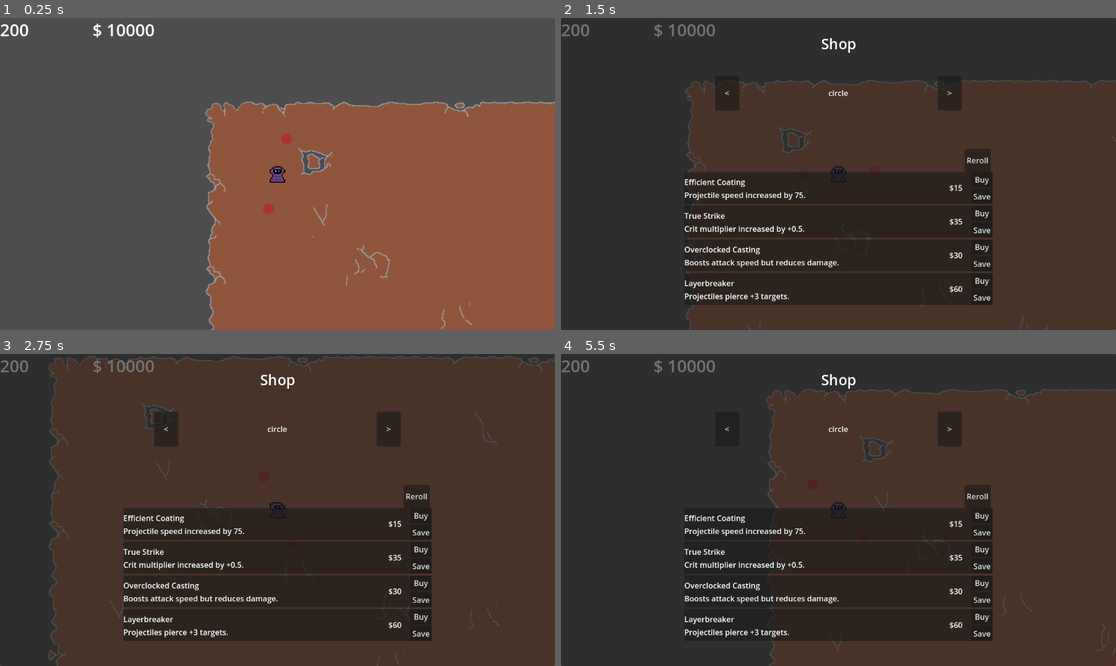
Above: before the commit, frames 1-4 (two rows, left to right).
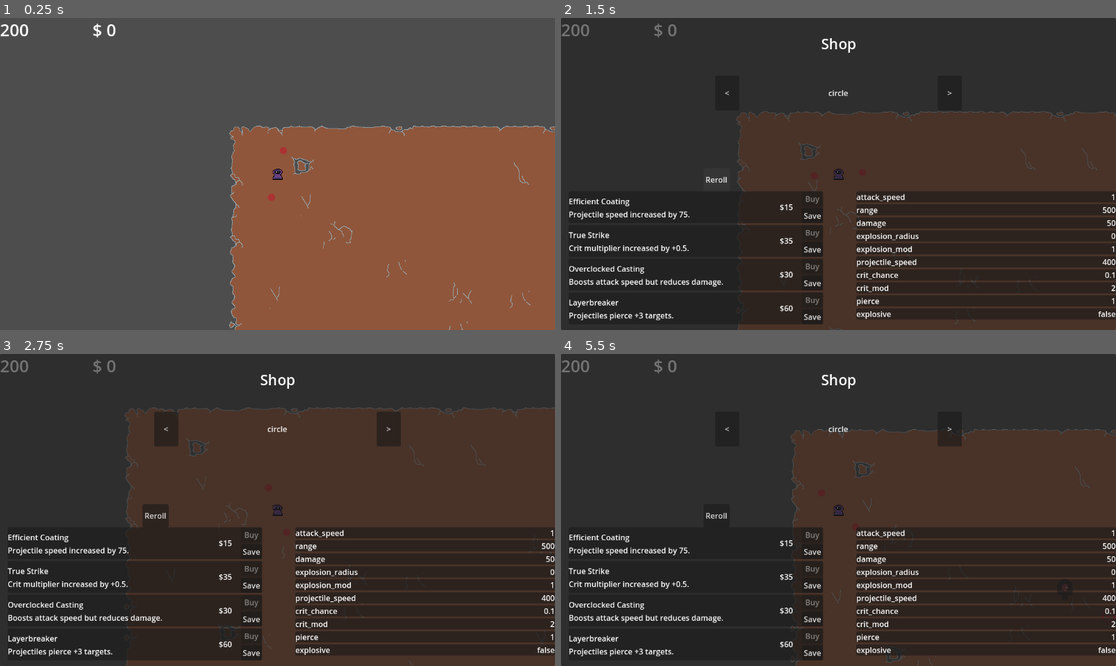
Above: after the commit, the same moments.

Repository: shlocko/tatolike
Game: Godot game, scene res://level.tscn
The game is run twice, just before and just after one commit, with the same random seed, the same clock (stepped at 60 frames per second) and the same inputs.
Inputs (mouse positions are in pixels of both pictures, inside the frame that each line leads up to):
- Up to frame 1 (0.25 s): no input
- Up to frame 2 (1.5 s): tap Enter at 0.5, 1.35 s; move the mouse to (960, 158) at 0.52 s; hold D (move_right) 0.53-1.28 s; tap E (select) at 0.6 s; click (960, 158) at 0.67 s; move the mouse to (727, 189) at 1.27 s; hold S (move_down) from 1.28 s (still down)
- Up to frame 3 (2.75 s): move the mouse to (333, 441) at 2.02 s; release S (move_down) at 2.03 s; hold D (move_right) from 2.03 s (still down); tap F at 2.1 s
- Up to frame 4 (5.5 s): move the mouse to (810, 572) at 2.77 s; release D (move_right) at 2.78 s; hold W (move_up) 2.78-3.53 s; tap one key every 0.75 s from 2.85 s: E (select) Enter F E (select); click (810, 572) at 2.92 s; move the mouse to (1005, 556) at 3.52 s; hold A (move_left) 3.53-5.03 s; move the mouse to (672, 463) at 4.27 s; move the mouse to (866, 510) at 5.02 s; hold S (move_down) from 5.03 s (still down); click (866, 510) at 5.17 s

The runs differ from the first frame. In frame 1, 8.8% of the frame differs, in the area x 19-100%, y 2-100%; in frame 2, 30%; in frame 3, 46%, in the area x 1-100%, y 0-100%; in frame 4, 28%.

Commit message:
added stat list to shop

Diff:
--- a/globals/global_state.gd
+++ b/globals/global_state.gd
@@ -4,13 +4,15 @@
 var spells: Array[PackedScene]
 var spell_count: int
 var money: int
+var wave: int
+var difficulty_base: int
 
 signal buy_upgrade(spell_id: int, upgrade_id: int, price: int)
 
 
 # Called when the node enters the scene tree for the first time.
 func _ready() -> void:
-	money = 10000
+	money = 0
 	for n in 2:
 		spells.append(preload("res://spells/circle_weapon/circle_factory.tscn"))
 	spell_count = spells.size()
--- a/globals/upgrades.gd
+++ b/globals/upgrades.gd
@@ -10,7 +10,7 @@
 
 func _ready():
 	create_circle_upgrades()
-	print(get_all_from_spell("circle"))
+	#print(get_all_from_spell("circle"))
 
 func create_circle_upgrades():
 	var upgrades := {}
--- a/player.tscn
+++ b/player.tscn
@@ -122,7 +122,6 @@
 wait_time = 0.8
 
 [node name="Camera2D" type="Camera2D" parent="."]
-zoom = Vector2(1.5, 1.5)
 
 [node name="SpellSpawner" parent="." instance=ExtResource("3_draol")]
 
--- a/shop.gd
+++ b/shop.gd
@@ -62,6 +62,16 @@
 		else:
 			item.visible = false
 
+	for child in $Panel/StatsContainer.get_children():
+		child.queue_free()
+
+	var getter_dict = spell.stats.get_named_stat_getters()
+	for name in getter_dict:
+		var stat_bar = preload("res://stat_line.tscn").instantiate()
+		stat_bar.get_node("Container/StatName").text = name
+		stat_bar.get_node("Container/StatLevel").text = str(getter_dict[name].call())
+		$Panel/StatsContainer.add_child(stat_bar)
+
 
 
 func _on_reroll_button_pressed() -> void:
--- a/shop.tscn
+++ b/shop.tscn
@@ -27,17 +27,14 @@
 
 [node name="UpgradesContainer" type="VBoxContainer" parent="Panel"]
 layout_mode = 1
-anchors_preset = 8
-anchor_left = 0.5
-anchor_top = 0.5
-anchor_right = 0.5
-anchor_bottom = 0.5
-offset_left = -320.0
-offset_top = -4.0
-offset_right = 320.0
-offset_bottom = 284.0
-grow_horizontal = 2
-grow_vertical = 2
+anchors_preset = 2
+anchor_top = 1.0
+anchor_bottom = 1.0
+offset_left = 16.0
+offset_top = -288.0
+offset_right = 544.0
+offset_bottom = -12.0
+grow_vertical = 0
 
 [node name="Item1" parent="Panel/UpgradesContainer" instance=ExtResource("1_7mt8f")]
 layout_mode = 2
@@ -88,14 +85,26 @@
 anchors_preset = 5
 anchor_left = 0.5
 anchor_right = 0.5
-offset_left = 262.0
-offset_top = 272.0
-offset_right = 316.0
-offset_bottom = 320.0
+offset_left = -280.0
+offset_top = 312.0
+offset_right = -226.0
+offset_bottom = 360.0
 grow_horizontal = 2
 text = "Reroll
 "
 
+[node name="StatsContainer" type="VBoxContainer" parent="Panel"]
+layout_mode = 1
+anchors_preset = 3
+anchor_left = 1.0
+anchor_top = 1.0
+anchor_right = 1.0
+anchor_bottom = 1.0
+offset_left = -539.0
+offset_top = -288.0
+grow_horizontal = 0
+grow_vertical = 0
+
 [connection signal="pressed" from="Panel/ShopControlsContainer/LeftButton" to="." method="_on_left_button_pressed"]
 [connection signal="pressed" from="Panel/ShopControlsContainer/RightButton" to="." method="_on_right_button_pressed"]
 [connection signal="pressed" from="Panel/RerollButton" to="." method="_on_reroll_button_pressed"]
--- a/spells/stats.gd
+++ b/spells/stats.gd
@@ -68,3 +68,18 @@
 
 func is_explosive() -> bool:
 	return explosive
+
+
+func get_named_stat_getters() -> Dictionary:
+	return {
+		"attack_speed": Callable(self, "get_attack_speed"),
+		"range": Callable(self, "get_range"),
+		"damage": Callable(self, "get_damage"),
+		"explosion_radius": Callable(self, "get_explosion_radius"),
+		"explosion_mod": Callable(self, "get_explosion_mod"),
+		"projectile_speed": Callable(self, "get_projectile_speed"),
+		"crit_chance": Callable(self, "get_crit_chance"),
+		"crit_mod": Callable(self, "get_crit_mod"),
+		"pierce": Callable(self, "get_pierce"),
+		"explosive": Callable(self, "is_explosive")
+	}
--- /dev/null
+++ b/stat_line.tscn
@@ -0,0 +1,22 @@
+[gd_scene format=3 uid="uid://dbdp1xnkvgtw3"]
+
+[node name="StatLine" type="PanelContainer"]
+offset_right = 416.0
+offset_bottom = 40.0
+size_flags_horizontal = 3
+
+[node name="Container" type="HBoxContainer" parent="."]
+layout_mode = 2
+
+[node name="StatName" type="Label" parent="Container"]
+layout_mode = 2
+text = "Stat name
+"
+
+[node name="Spacer" type="Control" parent="Container"]
+layout_mode = 2
+size_flags_horizontal = 3
+
+[node name="StatLevel" type="Label" parent="Container"]
+layout_mode = 2
+text = "SV"
